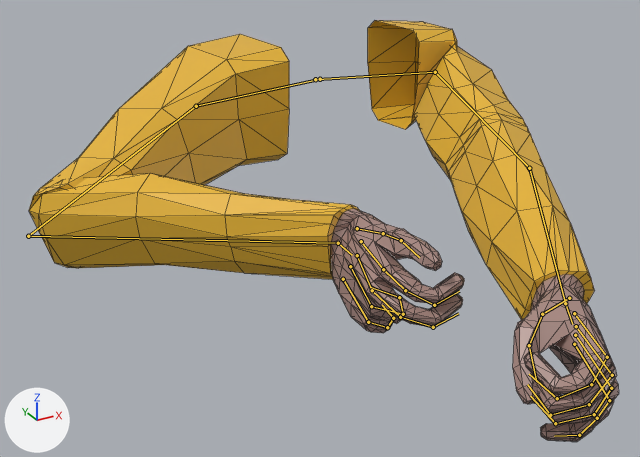
Renders of the Blender file Assets/Art/Models/Blender/Arms.blend from each side of a commit.
The view is the same before and after, from a camera (50 mm lens) standing at (-7.46, -13.68, 4.97) and looking at (-2.12, -3.96, 0.11). Lighting does not change. The marker at lower left points along +X, +Y and +Z. Both versions are drawn at frame 0 of the action 'BowHoldPos'; the numbers are the values there. The bones that bend it are drawn over the model as lines. Mesh edges are drawn as thin lines.

Objects in the first picture: 'ArmL', 'ArmR'.
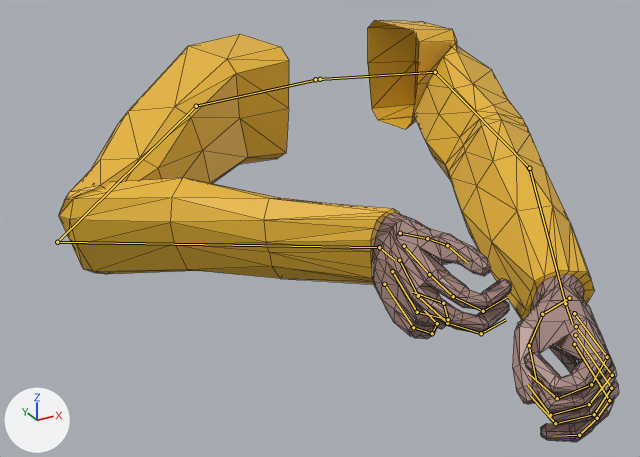
Scene script edits in JSON lines:
```json
{"block": "bone_handcontrollerr", "where": "bone_handcontrollerr = bpy.data.objects['Armature'].pose.bones['HandControllerR']"}
{"op": "set", "path": "bone_handcontrollerr.location", "old": "(-0.61, -8.36, 4.23)", "new": "(-0.61, -8.76, 4.57)"}
```

Where the change shows, as pixel boxes [x1, y1, x2, y2] in the pictures (640 x 457 px):
```json
{"object": "ArmR", "change": "posed", "before": [29, 34, 464, 333], "after": [59, 34, 512, 339]}
```
